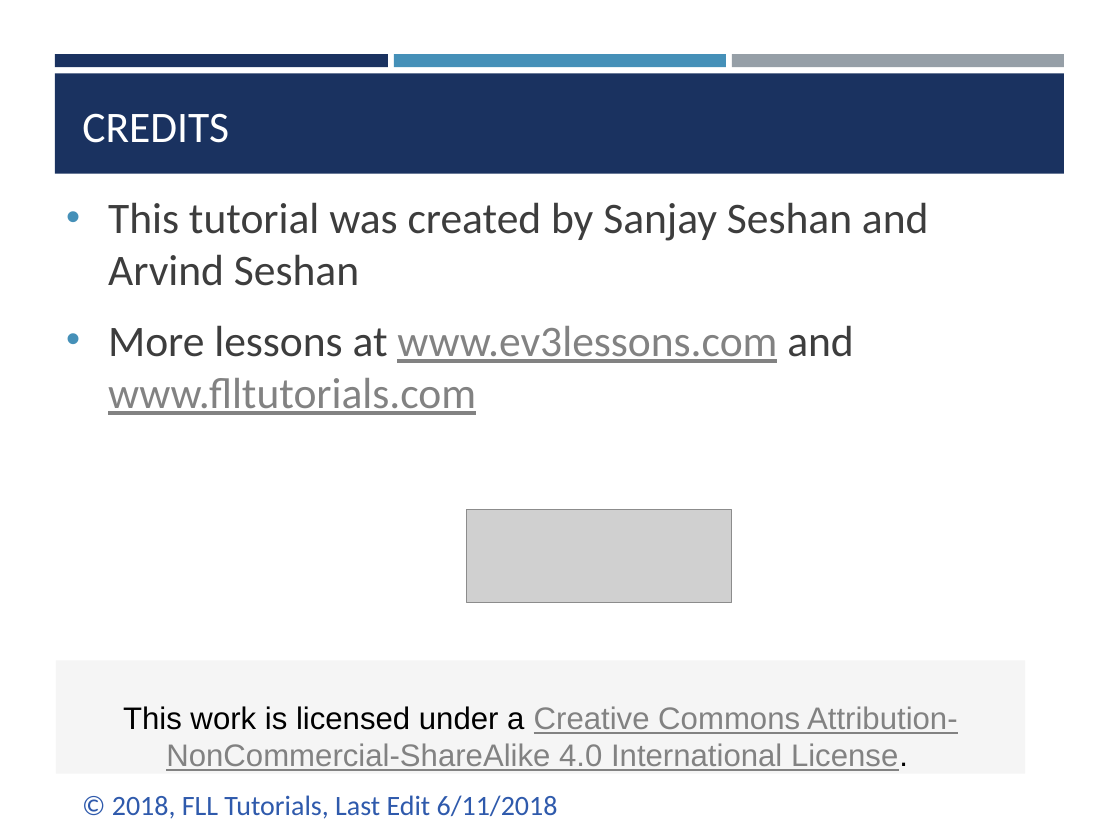
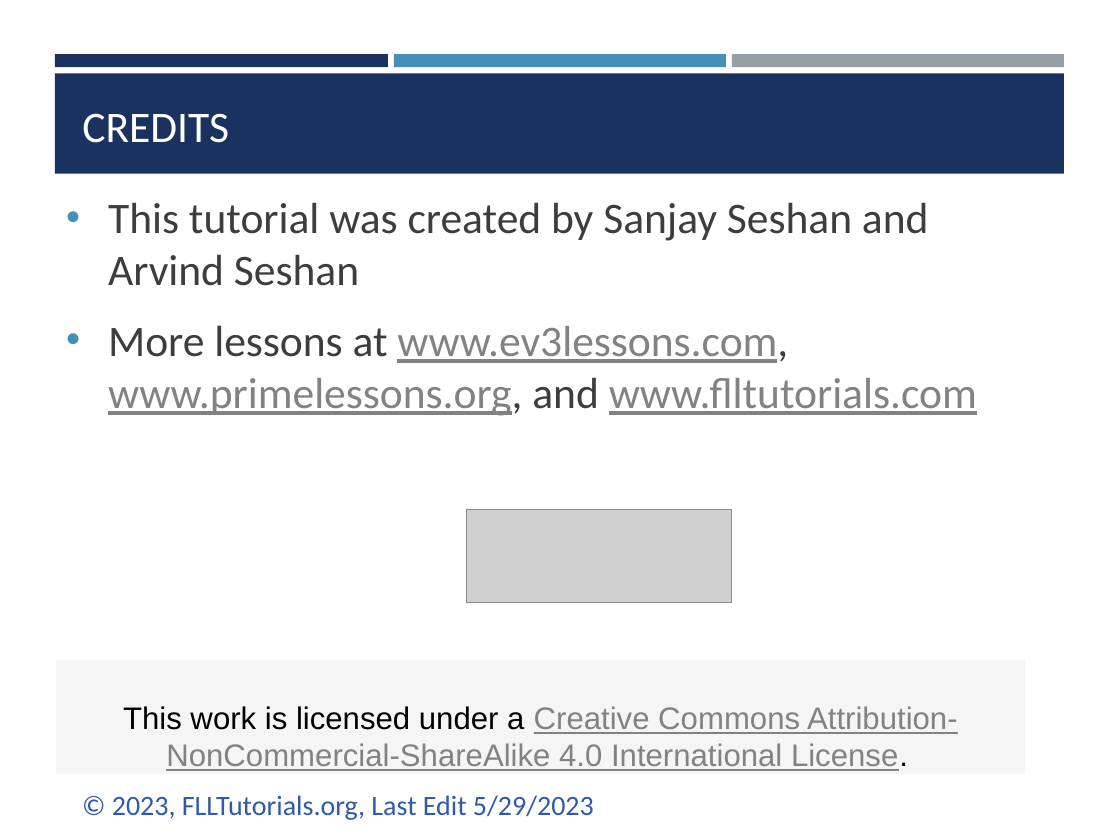
Before and after one commit to ev3lessons/FLL-Tutorials, a slide deck: slide 8 of translations/en-us/RobotGame/PassiveAttachments.pptx. Drawn at 1120x840 pixels with LibreOffice and Linux fonts; fonts in the diff are those of the drawing; grey boxes stand for pictures. Boxes give left, top, right and bottom in pixels: in the first picture for what was removed or moved away, otherwise in the second. Text is boxed around its words. In the diff, an @@ line names an element or a change of style, - is before the commit and + after.

Commit message:
Updated all Robot Design lessons

```diff
--- a/translations/en-us/RobotGame/PassiveAttachments.pptx
+++ b/translations/en-us/RobotGame/PassiveAttachments.pptx
@@ text at (x1=108, y1=325, x2=977, y2=416): text changed @@
-• More lessons at www.ev3lessons.com and www.flltutorials.com
+• More lessons at www.ev3lessons.com, www.primelessons.org, and www.flltutorials.com
@@ text at (x1=112, y1=795, x2=594, y2=820): text changed @@
-© 2018, FLL Tutorials, Last Edit 6/11/2018
+© 2023, FLLTutorials.org, Last Edit 5/29/2023
```
Also in this commit, not shown: 6 other slides changed, 35 other files.
